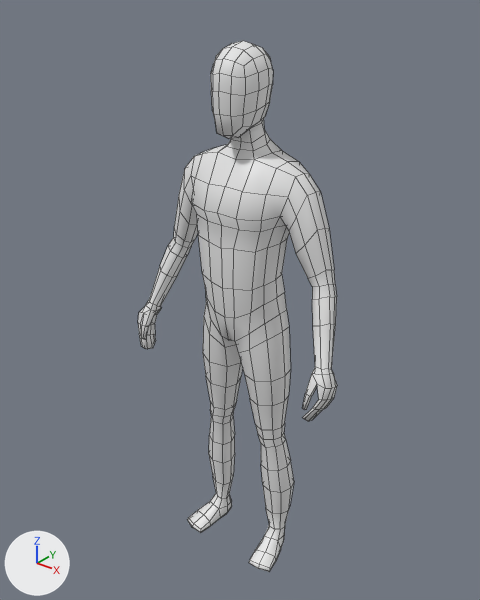
Renders of the FBX model Assets/Characters/Player.fbx from each side of a commit.
One viewpoint serves both versions: a 50 mm camera at (1.201, -1.517, 1.934) aimed at (-0.033, 0.026, 0.977). Lighting does not change. The marker at lower left points along +X, +Y and +Z. Mesh edges are drawn as thin lines.
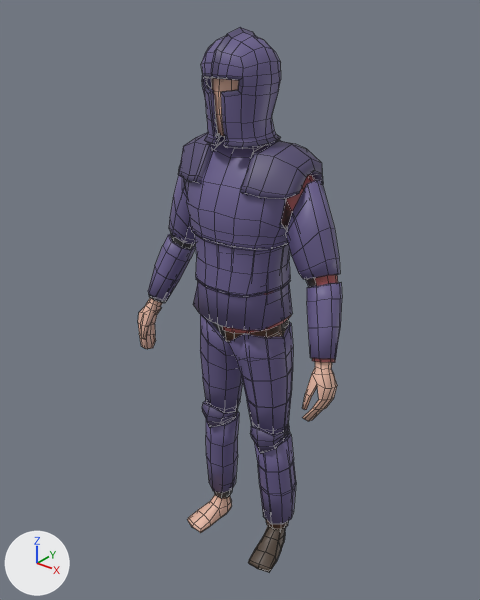
What changed in the scene script:
```text
Change me_cube_001:
    where me_cube_001.from_pydata(...)  # 696 vertices, 694 faces; spans x -0.39..0.39, y -0.14..0.13, z 0.0..1.78
    remove me_cube_001.materials.append(mat_material)  # white #e7e7e7
    add me_cube_001.materials.append(mat_skin)  # beige #e7b8a3
Add ob_platelegs:
    ob_platelegs = bpy.data.objects.new('Platelegs', me_cube_006)  # 472 vertices, 386 faces; spans x -0.195..0.195, y -0.119..0.097, z -0.506..0.396; in mat_metal (blue #6b6090), mat_metal_dark (dark purple #564d73), mat_underclothes (black #414141), mat_black (black #1b1b1b)
    ob_platelegs.location = (0.0, 0.018, 0.604)
Add ob_shoes:
    ob_shoes = bpy.data.objects.new('Shoes', me_cube_010)  # 49 vertices, 44 faces; spans x 0.097..0.204, y -0.116..0.079, z 0.002..0.091; in mat_shoe (brown #53453a)
    ob_shoes.location = (0.0, 0.0, -0.003)
Add ob_helmet:
    ob_helmet = bpy.data.objects.new('Helmet', me_cube_012)  # 392 vertices, 390 faces; spans x -0.106..0.106, y -0.127..0.12, z -0.156..0.149; in mat_metal (blue #6b6090), mat_metal_dark (dark purple #564d73)
    ob_helmet.location = (0.0, -0.006, 1.665)
Add ob_platebody:
    ob_platebody = bpy.data.objects.new('Platebody', me_cube_005)  # 674 vertices, 610 faces; spans x -0.377..0.377, y -0.145..0.148, z -0.32..0.295; in mat_metal (blue #6b6090), mat_metal_dark (dark purple #564d73), mat_underclothes (black #414141), mat_black (black #1b1b1b)
    ob_platebody.location = (0.0, 0.01, 1.223)
Add ob_pants:
    ob_pants = bpy.data.objects.new('Pants', me_cube_008)  # 118 vertices, 106 faces; spans x 0.0..0.192, y -0.101..0.115, z 0.101..1.002; in mat_pants (brown #8f6249)
    ob_pants.location = (0.0, 0.0, -0.003)
Add ob_shirt:
    ob_shirt = bpy.data.objects.new('Shirt', me_cube_009)  # 134 vertices, 116 faces; spans x 0.0..0.376, y -0.121..0.129, z 0.906..1.511; in mat_shirt (brown #aa5456)
    ob_shirt.location = (0.0, 0.0, -0.003)
Add ob_hair:
    ob_hair = bpy.data.objects.new('Hair', me_cube_011)  # 66 vertices, 56 faces; spans x -0.089..0.085, y -0.103..0.096, z 1.605..1.786; in mat_hair (black #2b261e)
    ob_hair.location = (0.0, 0.0, -0.003)
```

Where the change shows, as pixel boxes [x1, y1, x2, y2] in the pictures (480 x 600 px):
'Cube', recoloured (white to beige): [138, 41, 337, 572] in both
'Platebody', added (blue): after [148, 132, 342, 359]
    faces in mat_metal (blue #6b6090): [148, 138, 342, 359]
    faces in mat_metal_dark (dark blue #564d74): [178, 132, 323, 228]
    faces in mat_underclothes (black #414141): [149, 184, 333, 303]
'Platelegs', added (blue): after [200, 314, 296, 529]
    faces in mat_metal (blue #6b6090): [200, 314, 296, 524]
    faces in mat_metal_dark (dark blue #564d74): [202, 400, 290, 453]
    faces in mat_underclothes (black #414141): [212, 318, 289, 529]
'Helmet', added (blue): after [201, 27, 281, 149]
    faces in mat_metal (blue #6b6090): [201, 32, 281, 143]
    faces in mat_metal_dark (dark blue #564d74): [202, 27, 280, 149]
'Shoes', added: after [248, 526, 285, 572]
'Shirt', added (brown): after [223, 175, 338, 362]
'Pants', added: after [225, 323, 288, 529]
